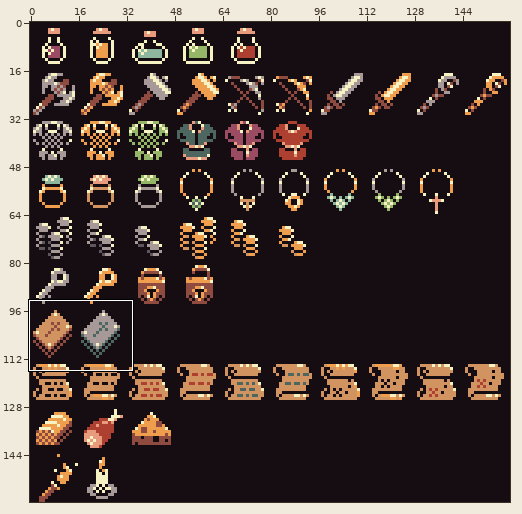
File history of a sprite sheet, Dungeon/Content/Images/Items.png. Above: a wide view before the commit, with the close-up outlined.
Close-up. Before the commit:
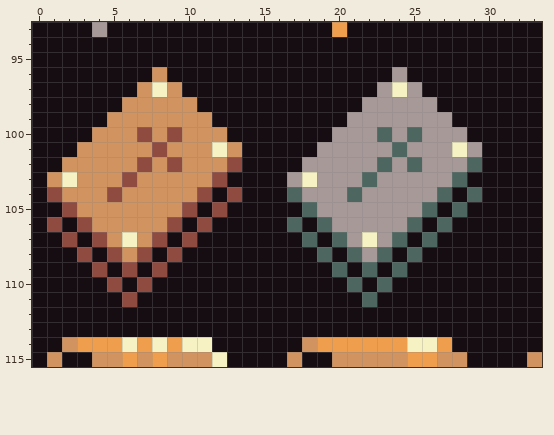
The file is 160x160 pixels. Shown: x 0..33, y 93..115. The commit also changed other parts of the picture, which this record leaves out.
After the commit:
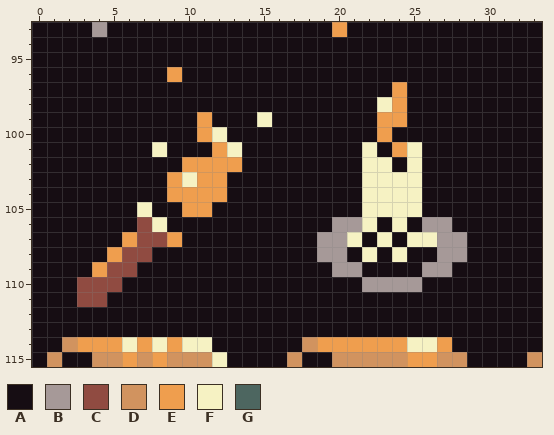
Palette (. is transparent): A #160d13  B #a69998  C #904b41  D #d1935f  E #ef9e4e  F #f6f2c3  G #4d6660
Change:
Colour B becomes colour A in row 96 at x 24; in row 97 at x 23 and 25; in row 98 at x 22 and 25 to 26; in row 99 at x 21 to 22 and 25 to 27; in row 100 at x 20 to 22, 24 and 26 to 28; in row 101 at x 19 to 21, 23, 26 to 27 and 29.
Colour B becomes colour A in row 102 at x 18 to 21, 24 and 26 to 28; in row 103 at x 17, 19 to 21 and 26 to 27; in row 104 at x 18 to 20 and 26; in row 105 at x 19 to 21; in row 106 at x 23.
Colour C becomes colour A in row 100 at x 7 and 9; in row 102 at x 7 and 9; in row 103 at x 6; in row 104 at x 1, 5 and 13; in row 105 at x 2 and 12; in row 106 at x 1, 3, 9 and 11.
Colour C becomes colour A in row 107 at x 2, 4 and 10; in row 108 at x 3 and 9; in row 109 at x 8; in row 110 at x 7; in row 111 at x 6.
Colour D becomes colour A in row 96 at x 8; in row 97 at x 7 and 9; in row 98 at x 6 to 10; in row 99 at x 5 to 10; in row 100 at x 4 to 6, 8 and 10; in row 101 at x 3 to 7 and 9 to 11.
Colour D becomes colour A in row 102 at x 2 to 6 and 8; in row 103 at x 1, 3 to 5 and 7 to 8; in row 104 at x 2 to 4 and 6 to 8; in row 105 at x 3 to 6 and 8 to 9; in row 106 at x 4 to 6; in row 107 at x 5.
Colour F becomes colour A in row 97 at x 8; in row 101 at x 28; in row 103 at x 2 and 18; in row 107 at x 22.
Colour G becomes colour A in row 100 at x 25; in row 102 at x 29; in row 103 at x 28; in row 104 at x 17, 21, 27 and 29; in row 105 at x 18, 26 and 28; in row 106 at x 17, 19 and 25.
Colour G becomes colour A in row 107 at x 18 and 24; in row 108 at x 21, 23 and 25; in row 109 at x 22 and 24; in row 110 at x 21; in row 111 at x 22.
Colour A becomes colour B in row 106 at x 26; in row 107 at x 19 and 27 to 28; in row 108 at x 20 and 27 to 28; in row 109 at x 21 and 26 to 27; in row 110 at x 22 and 24 to 25.
Colour G becomes colour B in row 106 at x 27; in row 107 at x 20; in row 108 at x 19; in row 109 at x 20; in row 110 at x 23.
Colour A becomes colour C in row 109 at x 5; in rows 110 to 111 at x 3 to 4.
Colour D becomes colour C in rows 106 to 107 at x 7; in row 108 at x 6.
Colour A becomes colour E in row 96 at x 9; in row 104 at x 12; in row 105 at x 11; in row 107 at x 9.
Colour B becomes colour E in row 98 at x 24; in row 99 at x 23 to 24.
Colour C becomes colour E in row 102 at x 13; in row 103 at x 12; in row 104 at x 11; in row 105 at x 10; in row 108 at x 5; in row 109 at x 4.
Colour D becomes colour E in rows 99 to 100 at x 11; in row 102 at x 10 to 12; in row 103 at x 9 and 11; in row 104 at x 9 to 10.
Colour F becomes colour E in row 97 at x 24; in row 101 at x 12; in row 107 at x 6.
Colour G becomes colour E in row 100 at x 23; in row 101 at x 24.
Colour A becomes colour F in row 99 at x 15; in row 107 at x 25; in row 108 at x 24.
Colour B becomes colour F in row 98 at x 23; in row 101 at x 22 and 25; in row 102 at x 22; in row 103 at x 23 to 25; in rows 104 to 105 at x 22 to 25; in row 106 at x 22 and 24.
Colour B becomes colour F in row 107 at x 21 and 23; in row 108 at x 22.
Colour C becomes colour F in row 101 at x 8.
Colour D becomes colour F in row 100 at x 12; in row 101 at x 13; in row 103 at x 10; in row 105 at x 7; in row 106 at x 8.
Colour G becomes colour F in row 102 at x 23 and 25; in row 103 at x 22; in row 107 at x 26.
Where, in picture pixels (left, top, right, bottom), the same in both close-ups:
changed: (47, 67, 482, 307)
